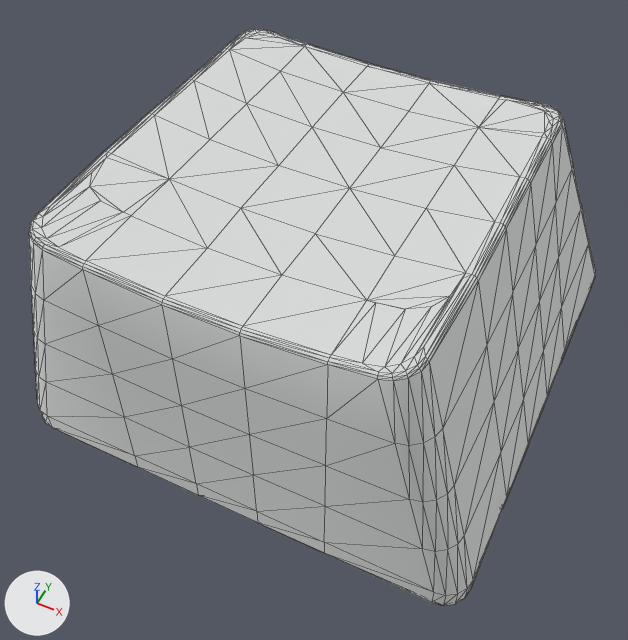
The glTF model static/assets/KRK/1r_1u.glb as it was, and as the next commit left it.
Both versions are drawn from a camera (50 mm lens) standing at (10.0, -22.0, 28.4) and looking at (0.2, -2.2, 3.7). The lights are fixed; the arrows at lower left show +X, +Y and +Z. Mesh edges are drawn as thin lines. Vertices at the same position are counted once.

Objects in the first picture: 'F8.001'.
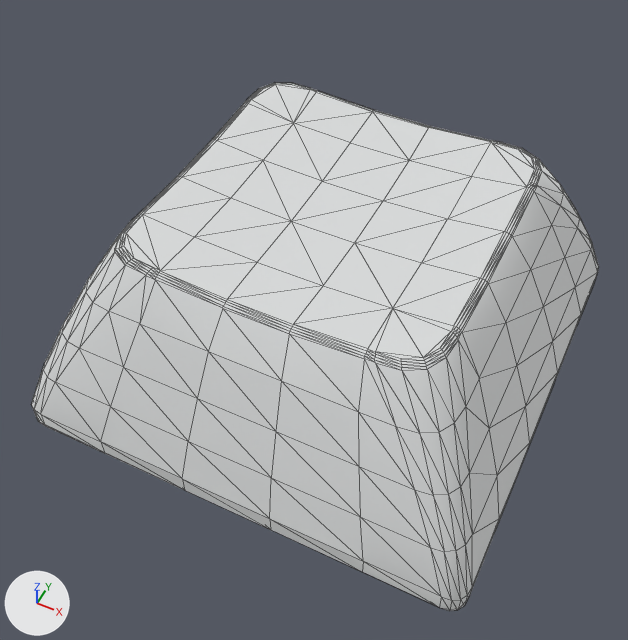
The newer file adds a shape key; the second version is drawn at full value of the shape key 'DSA' of '5.002', and the change is written as the vertex moves it makes.

The change, as a list of edits to the scene's bpy script:
```text
Change me_f8:
    used by ob_f8_001; location = (0.0, 0.0, 0.0); rotation_euler = (0.0, 0.0, -3.142), in degrees (0, 0, -180); scale = (1000.0, 1000.0, 1000.0)
    remove me_f8.from_pydata(...)  # 376 vertices, 748 faces; spans x -0.009..0.009, y -0.009..0.009, z 0.0..0.011
    add me_f8.from_pydata(...)  # 376 vertices, 748 faces; spans x -0.009..0.009, y -0.009..0.009, z 0.0..0.0078
    me_f8 part 1: 376 of 376 vertices moved; they spanned x -0.009..0.009, y -0.009..0.009, z 0.0..0.011 and now span x -0.009..0.009, y -0.009..0.009, z 0.0..0.0078; mean shift (0.0, -0.001, -0.0019); largest move (-0.0062, 0.008, 0.011) -> (-0.006, 0.0041, 0.0078)
Change ob_f8_001:
    ob_f8_001.rotation_euler: (0.0, 0.0, -3.142) -> (0.0, 0.0, 0.0)  # degrees (0, 0, -180) -> degrees (0, 0, 0)
    ob_f8_001.scale: (1000.0, 1000.0, 1000.0) -> (1000.0, -1000.0, 1000.0)
```

Changed parts and their boxes [x1, y1, x2, y2] in the pictures (628 x 640 px):
'F8.001', reshaped, rescaled, turned
    before: [29, 29, 596, 605]
    after: [32, 83, 599, 611]
